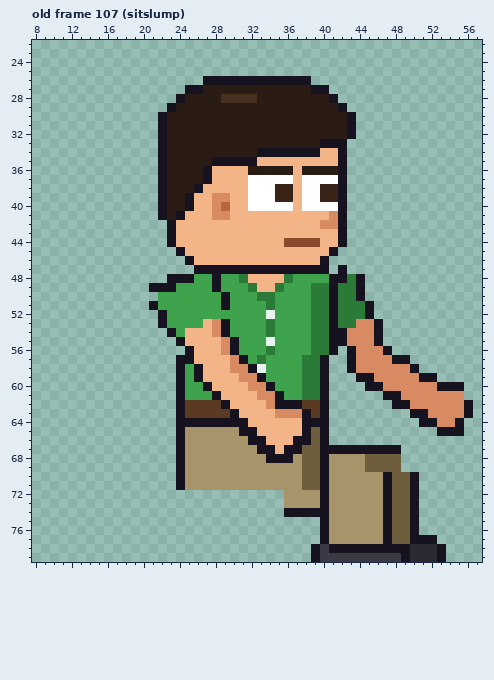
Edited in one commit: pixel-art file (sprites/expo/expo_vendg_right_anim.aseprite). Above, as it was before the edit.
64x80 pixels, 129 frames. Colours within 5 levels of each other are drawn and written as one. Shown: old frame 107 (sitslump): x 8..57, y 22..79. The commit also changed other frames, which this record leaves out.
Now the later version:
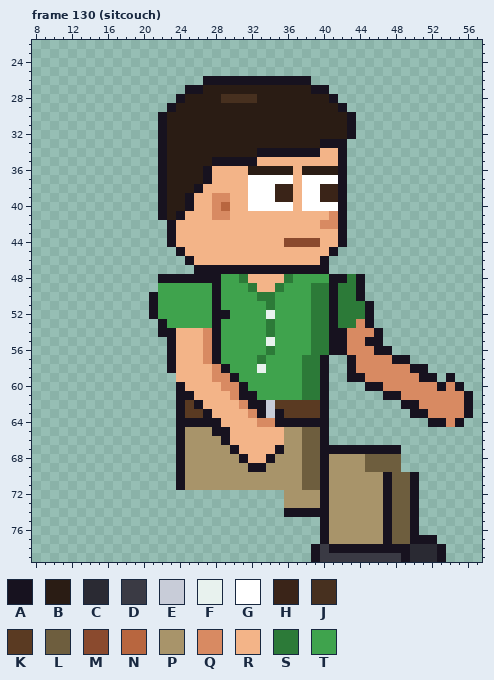
Palette (. is transparent): A #17121f  B #2a1c14  C #2a2a33  D #3a3a44  E #c8ccd8  F #e8f2ee  G #ffffff  H #3a2418  J #47301f  K #5a3a22  L #6e5e3e  M #8a4a2e  N #b8663f  P #a8946a  Q #d88a62  R #f3b488  S #2c7a38  T #3fa34d
A new or re-ordered frame is compared with the old frame closest to it.
What changed:
frames 129 -> 135
--- frame 130 (sitcouch) is new; against old frame 107 (sitslump), layers "Near Arm", "Back Arm"
@@ x 8..57 @@
 46 .................ARRRRRRRRRRRRRRA.................
-47 ..................AAAAAAAAAAAAAAA.A...............
-48 ...............AAATTATTSRRRRSTTTTAASA.............
-49 .............AAATTTTATTTSRRSTTTSSASSA.............
-50 ..............TTTTTTTATTTSSTTTTSSASSA.............
-51 .............ATTTTTTTATTTTSTTTTSSASSSA............
-52 ..............ATTTTTTTTTTTFTTTTSSASSSA............
-53 ..............ATTTTRQATTTTSTTTTSSASSQQA...........
-54 ...............ATRRRQATTTTSTTTTSSAAQQQA...........
-55 ................ARRRRQATTTFTTTTSSAAQQQA...........
-56 .................ARRRQATTTSTTTTSSA.AQQQA..........
-57 ................AARRRRQATSTTTTSSA..AQQQQAA........
-58 ................ATARRRQQAFTTTTSSA..AQQQQQQA.......
-59 ................ATARRRRQQATTTTSSA...AAQQQQQAA.....
-60 ................ATTARRRRQQATTTSSA....AAQQQQQQAAA..
-61 ................ATTTARRRRQQATTSSA......AAQQQQQQQ..
-62 ................AKKKKARRRRQAAAKKA.......AAQQQQQQA.
-63 ................AKKKKKARRRRQQQAKA.........AAQQQQA.
-64 ................AAAAAAAARRRRRRAAA..........AAQQA..
-65 ................APPPPPPAARRRRRALA............AAA..
-66 ................APPPPPPPAARRRAALA.................
-67 ................APPPPPPPPAARAALLAAAAAAAAA.........
-68 ................APPPPPPPPPAAAPLLAPPPPLLLL.........
-69 ................APPPPPPPPPPPPPLLAPPPPLLLL.........
+47 ..................AAAAAAAAAAAAAAA.................
+48 ..............AAAAAAATTSRRRRSTTTTAASA.............
+49 ..............TTTTTTATTTSRRSTTTSSASSA.............
+50 .............ATTTTTTATTTTSSTTTTSSASSA.............
+51 .............ATTTTTTATTTTTSTTTTSSASSSA............
+52 .............ATTTTTTAATTTTFTTTTSSASSSA............
+53 ..............ATTTTTATTTTTSTTTTSSASSQA............
+54 ..............AARRRQATTTTTSTTTTSSAAQQQA...........
+55 ...............ARRRQATTTTTFTTTTSSAAQQAA...........
+56 ...............ARRRQATTTTTSTTTTSSAAQQQAA..........
+57 ...............ARRRQATTTTSTTTTSSA..AQQQQAA........
+58 ...............ARRRRQATTTFTTTTSSA..AQQQQQQAA......
+59 ................RRRRQQATTTTTTTSSA..AAQQQQQQAA.A...
+60 ................ARRRRQQATTTTTTSSA....AAQQQQQQAQA..
+61 ................AARRRRQAATTTTTSSA......AAQQQQQQQA.
+62 ................AKARRRRQAAEKKKKKA........AAQQQQQA.
+63 ................AKKARRRRQAEAKKKKA.........AAQQQQA.
+64 ................AAAAARRRRQQAAAAAA...........AAQA..
+65 ................APPPAARRRRRRPPLLA.................
+66 ................APPPPARRRRRRPPLLA.................
+67 ................APPPPPARRRRAPPLLAAAAAAAAA.........
+68 ................APPPPPPARRAPPPLLAPPPPLLLL.........
+69 ................APPPPPPPAAPPPPLLAPPPPLLLL.........
 70 ................APPPPPPPPPPPPPLLAPPPPPPALLA.......
